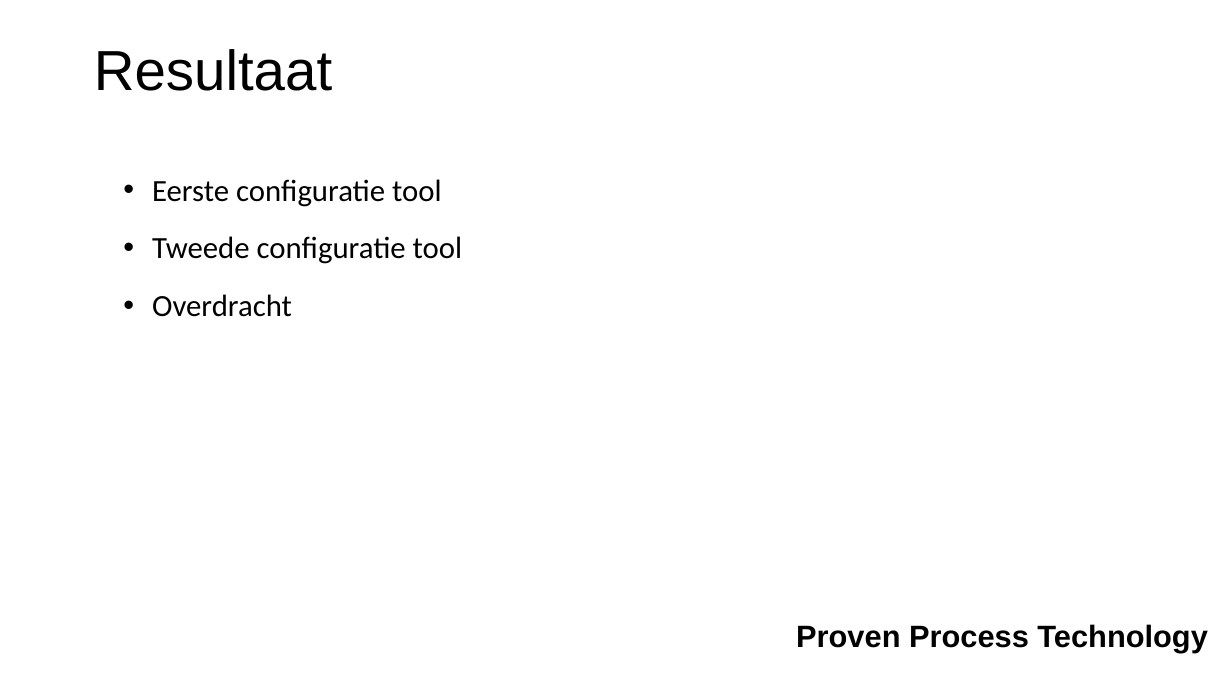
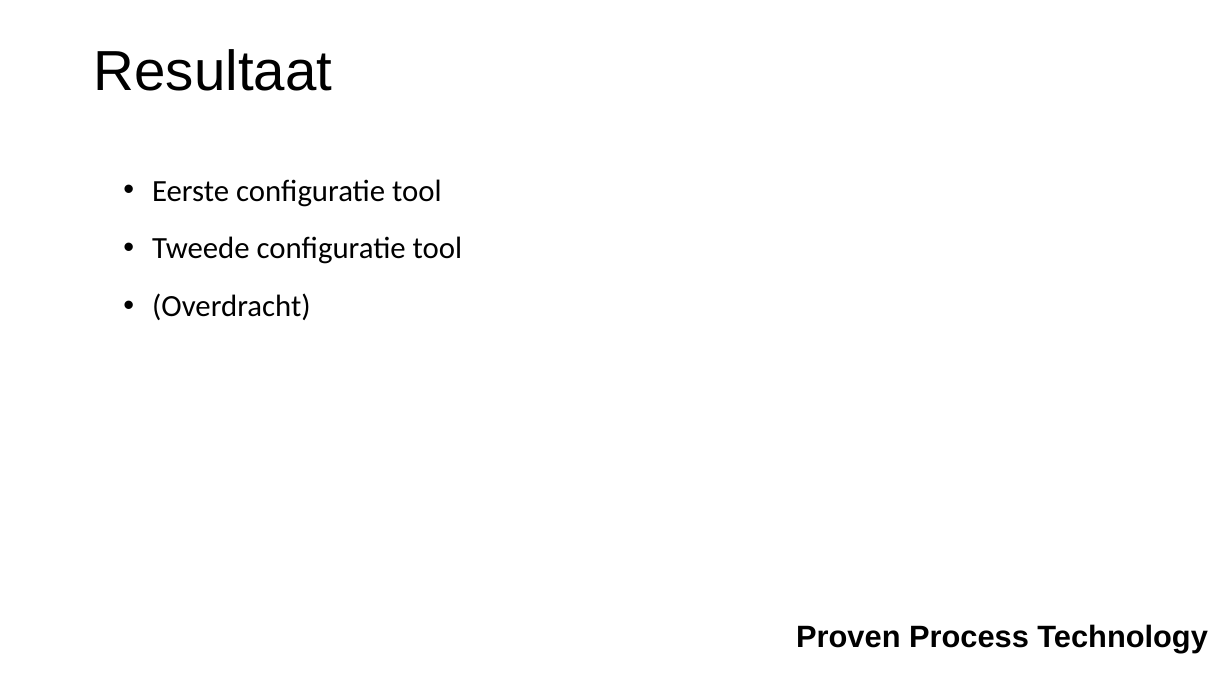
Before and after one commit to Kenozakesy/POC_MVVM, a slide deck: slide 4 of Werkzaamheden.pptx. Drawn at 1232x693 pixels with LibreOffice and Linux fonts; fonts in the diff are those of the drawing; background and template pictures are left out. Boxes give left, top, right and bottom in pixels: in the first picture for what was removed or moved away, otherwise in the second. Text is boxed around its words. In the diff, an @@ line names an element or a change of style, - is before the commit and + after.

```diff
--- a/Werkzaamheden.pptx
+++ b/Werkzaamheden.pptx
@@ text at bbox=[152, 293, 310, 320]: text changed @@
-• Overdracht
+• (Overdracht)
```
Also in this commit, not shown: 2 other slides changed, 1 slide added, 1 slide removed.
